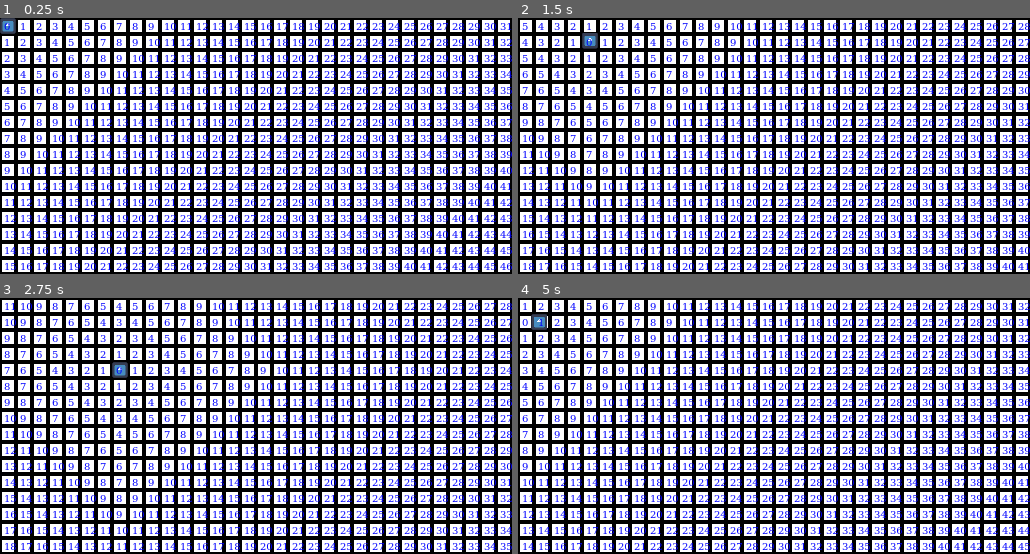
Above: before the commit, frames 1-4 (two rows, left to right).
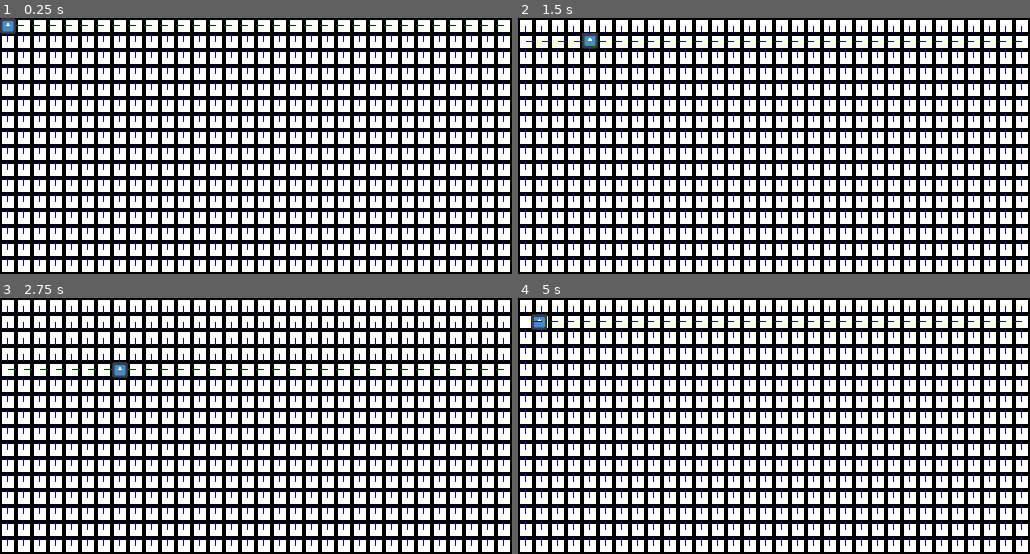
Above: after the commit, the same moments.

Repository: aaron-d-e/flow-fields-pathfinding
Game: Godot game, scene res://terrain.tscn
The game is run twice, just before and just after one commit, with the same random seed, the same clock (stepped at 60 frames per second) and the same inputs. The project has no main scene, so this scene is started directly. The engine's default icon, where the game draws it, is replaced by a stand-in: a white triangle on a blue panel in a dark square.
Inputs:
- Up to frame 1 (0.25 s): no input
- Up to frame 2 (1.5 s): tap Enter at 0.5 s; hold Right (ui_right) 0.53-1.28 s; hold Down (ui_down) from 1.28 s (still down)
- Up to frame 3 (2.75 s): release Down (ui_down) at 2.03 s; hold Right (ui_right) from 2.03 s (still down)
- Up to frame 4 (5 s): release Right (ui_right) at 2.78 s; hold Up (ui_up) 2.78-3.53 s; hold Left (ui_left) from 3.53 s (still down)

The runs differ from the first frame. In frame 1, 19% of the frame differs, in the area x 0-100%, y 1-99%; in frame 2, 18%; in frame 3, 17%; in frame 4, 19%.

Commit message:
debug arrows

Diff:
--- a/flow-fields/flow_field_manager.gd
+++ b/flow-fields/flow_field_manager.gd
@@ -53,7 +53,9 @@
 		var cost := field_costs[cell]
 		if cost != MAX_COST:
 			var world_pos := cell_to_world(cell)
-			draw_string(debug_font, world_pos + Vector2(-4, 4), str(cost), HORIZONTAL_ALIGNMENT_CENTER, -1, debug_font_size, Color.BLUE)
+			var dir := field_directions[cell]
+			# draw_string(debug_font, world_pos + Vector2(-4, 4), str(cost), HORIZONTAL_ALIGNMENT_CENTER, -1, debug_font_size, Color.BLUE)
+			draw_line(world_pos, world_pos + Vector2(dir.x * 8, dir.y * 8) , Color.BLUE)
 
 
 func generate_flow_field() -> void:
@@ -66,12 +68,10 @@
 	cost_queue.append(target_cell)
 	field_costs[target_cell] = 0 # target to itself will always be zero
 
-	# var seen: Array[Vector2i] = []
 
 	while not cost_queue.is_empty():
 		var current_node: Vector2i = cost_queue.pop_front()
 		var current_cost := field_costs[current_node]
-		# seen.append(current_node)
 
 		var neighbors: Array[Vector2i] = get_neighbors(current_node) # checks for bounds in function, neighbors should be valid
 		for node in neighbors:
@@ -80,7 +80,16 @@
 				field_costs[node] = new_cost
 				cost_queue.append(node) # add unseen neighbors to the frontier
 
-	print(field_costs)
+	for cell in cell_array:
+		var best_cost = field_costs[cell] # best cost is always to itself
+		var best_dir = Vector2i.ZERO # best dir is to stay still
+		for dir in directions:
+			var neighbor: Vector2i = dir + cell
+			if cell_array.has(neighbor) and field_costs[neighbor] < best_cost:
+				best_cost = field_costs[neighbor]
+				best_dir = dir
+		field_directions[cell] = best_dir
+
 
 func get_target_cell() -> Vector2i:
 	return Vector2i(
